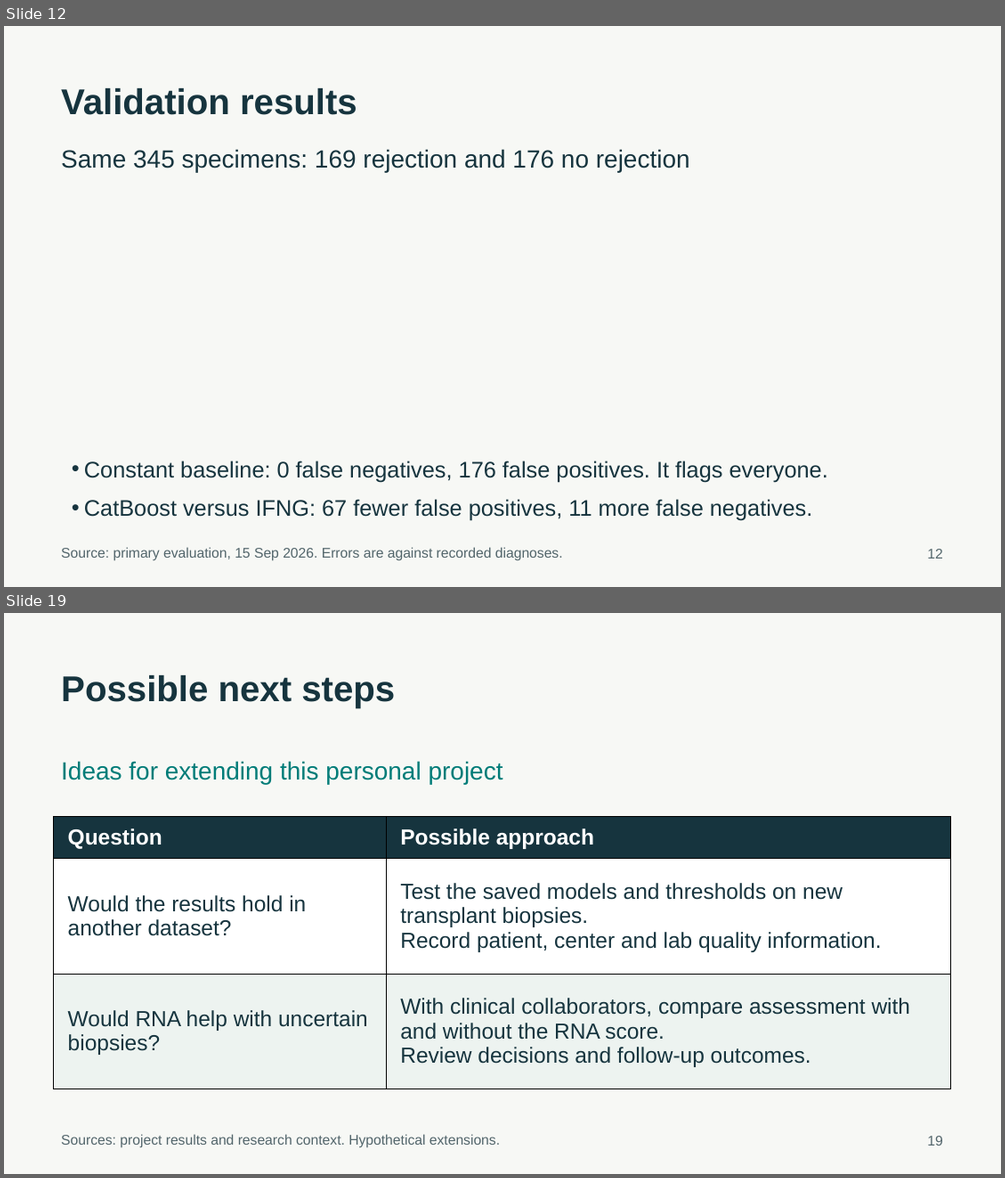
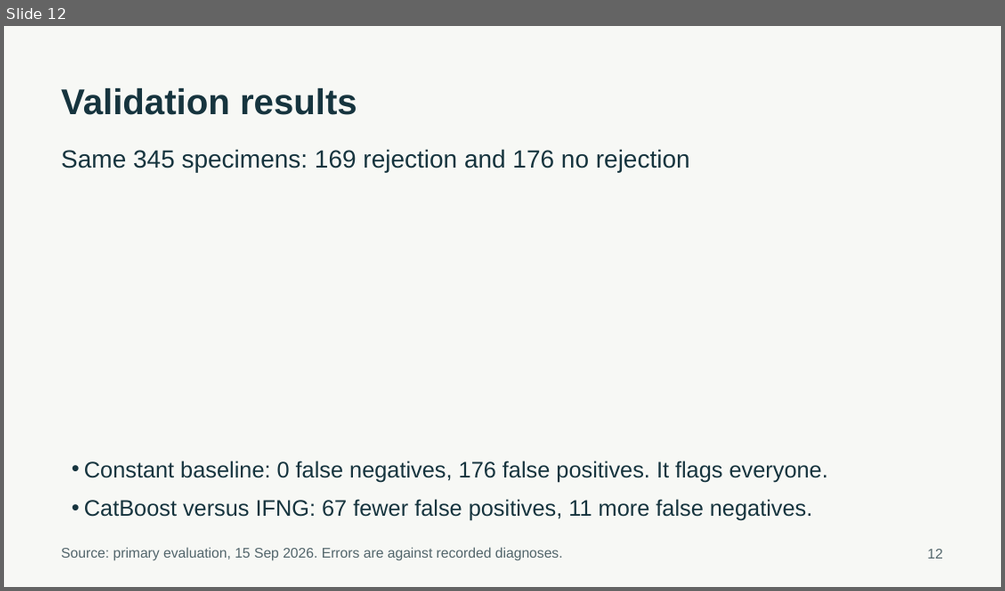
Before and after one commit to ca34525/Kidney-Biopsy-Rejection-Classifier, a slide deck: presentation/unos_kidney_biopsy.pptx. Shown one above the other, each under a label of ours: slides 12 and 19 before the commit, slide 12 after it; the slides between them are not shown. The pictures are 1005x1178 and 1005x591 pixels, drawn with LibreOffice and Linux fonts; fonts in the diff are those of the drawing. Boxes give left, top, right and bottom in pixels: in the first picture for what was removed or moved away, otherwise in the second. Text is boxed around its words. In the diff, an @@ line names an element or a change of style, - is before the commit and + after.

```diff
--- a/presentation/unos_kidney_biopsy.pptx
+++ b/presentation/unos_kidney_biopsy.pptx
@@ slide 19 removed at bbox=[4, 613, 1001, 1174], background #F7F8F5 @@
@@ text removed at bbox=[61, 675, 395, 708] @@
-Possible next steps
@@ text removed at bbox=[61, 761, 503, 785] @@
-Ideas for extending this personal project
@@ table removed at bbox=[54, 817, 952, 1089], 3 rows, 2 columns @@
-Question | Possible approach
-Would the results hold in another dataset? | Test the saved models and thresholds on new transplant biopsies. / Record patient, center and lab quality information.
-Would RNA help with uncertain biopsies? | With clinical collaborators, compare assessment with and without the RNA score. / Review decisions and follow-up outcomes.
@@ text removed at bbox=[61, 1134, 500, 1148] @@
-Sources: project results and research context. Hypothetical extensions.
@@ text removed at bbox=[927, 1135, 942, 1145] @@
-19
```
Also in this commit, not shown: 1 slide changed, 6 slides added, 14 other slides removed, 32 other files.
